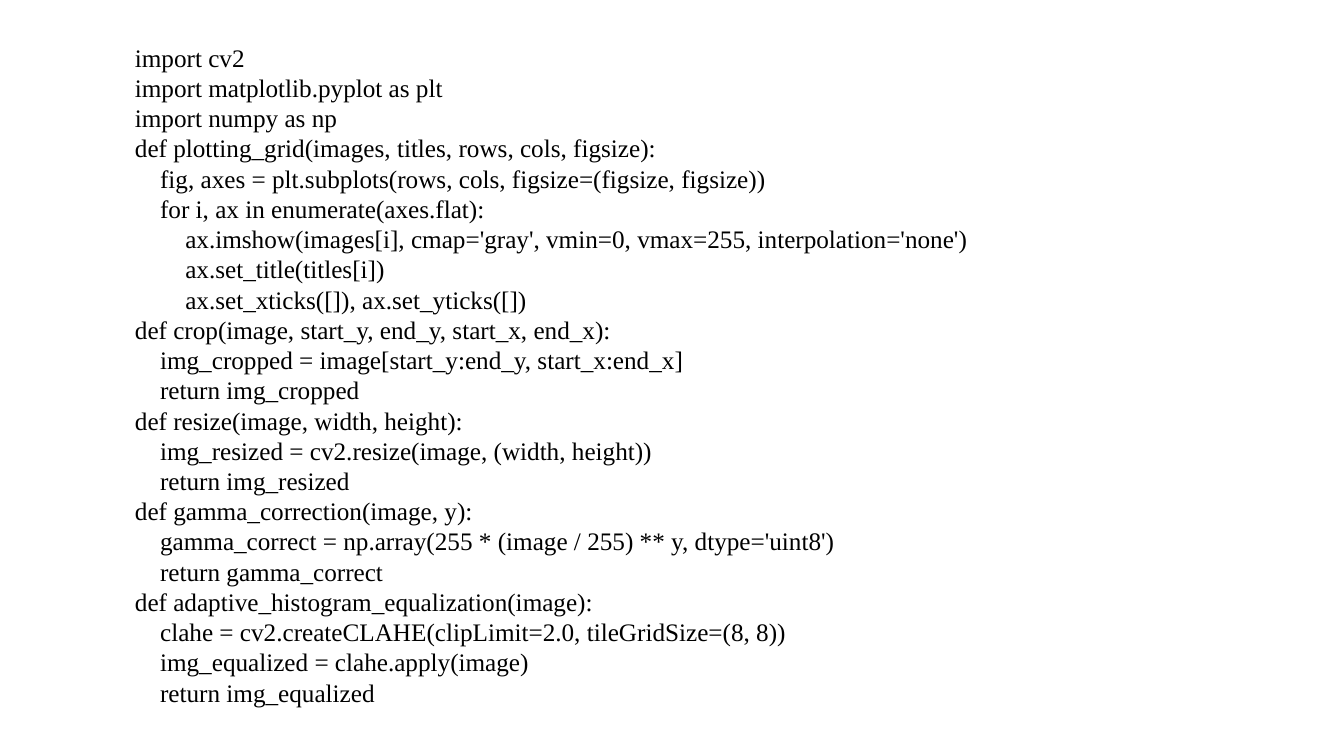
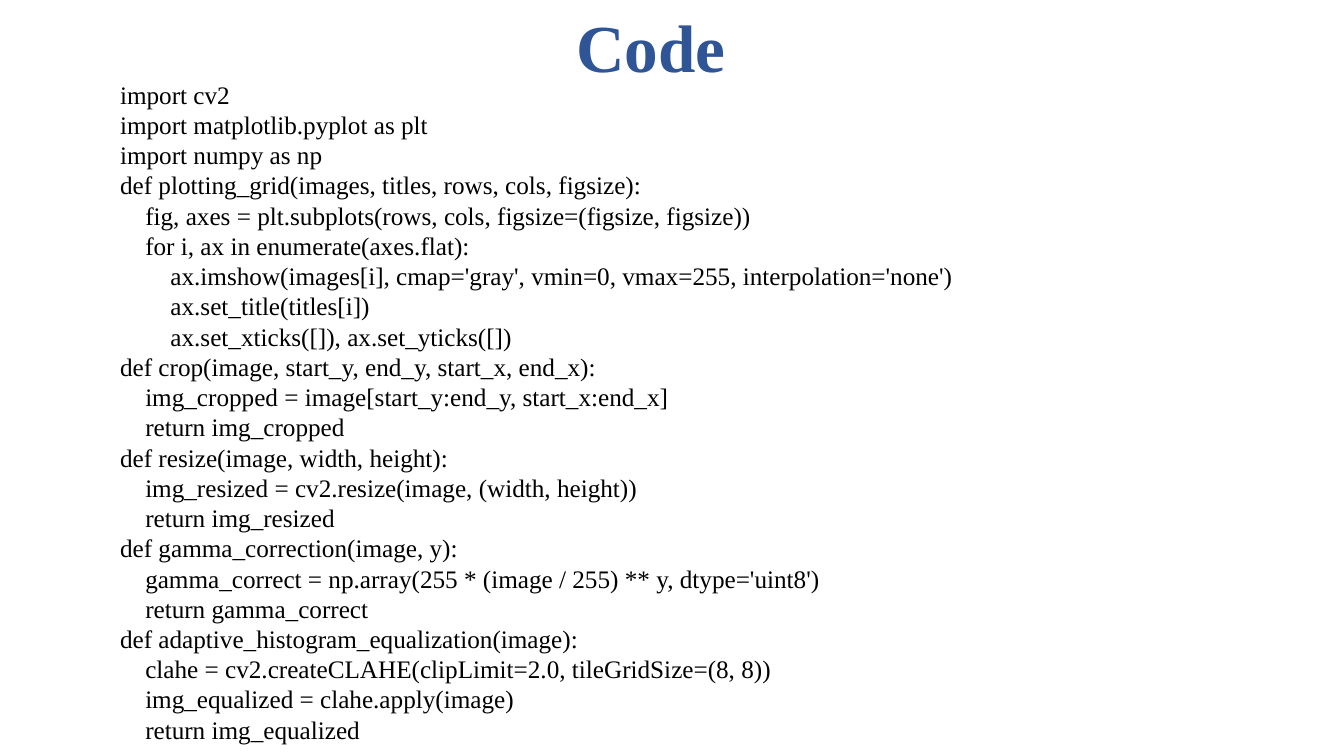
Before and after one commit to Chakrapani2122/Major-Project, a slide deck: slide 16 of Major Project.pptx (slide 12 before the commit). Drawn at 1344x756 pixels with LibreOffice and Linux fonts; fonts in the diff are those of the drawing. Boxes give left, top, right and bottom in pixels: in the first picture for what was removed or moved away, otherwise in the second. Text is boxed around its words. In the diff, an @@ line names an element or a change of style, - is before the commit and + after.

```diff
--- a/Major Project.pptx
+++ b/Major Project.pptx
@@ text added at (576,25,725,73), 48 pt, text #2F5597, bold @@
+Code
@@ text "import cv2": place and size @@
-text "import cv2" at (135,50,967,708)
+text "import cv2" at (120,87,952,745)
```
Also in this commit, not shown: 3 other slides changed, 5 slides added, 7 other files.
